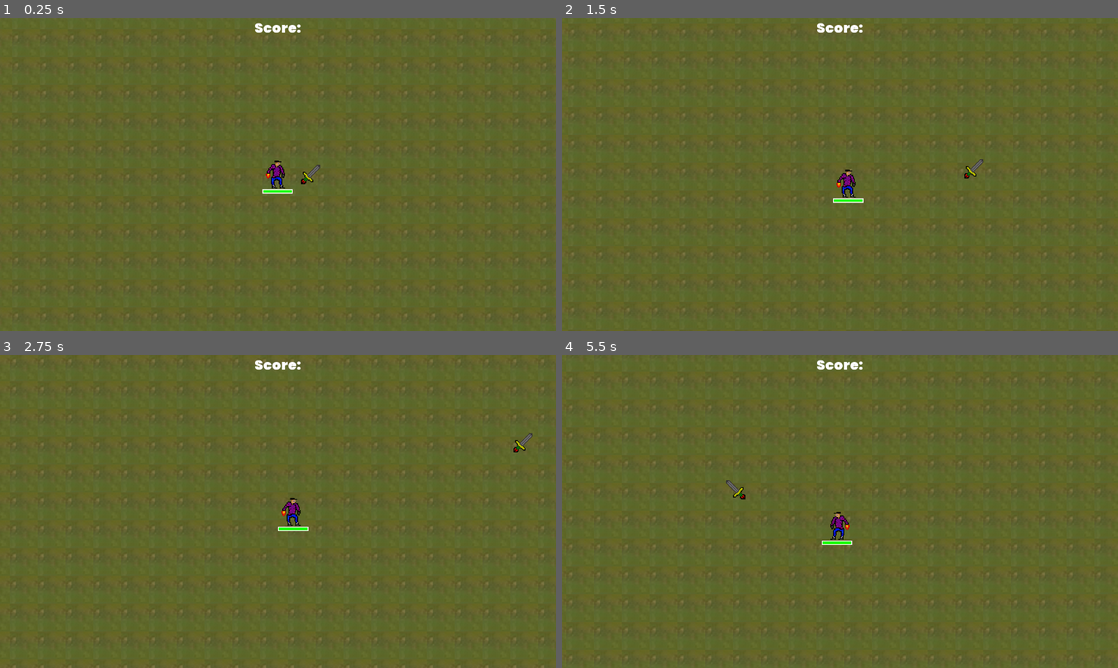
Above: before the commit, frames 1-4 (two rows, left to right).
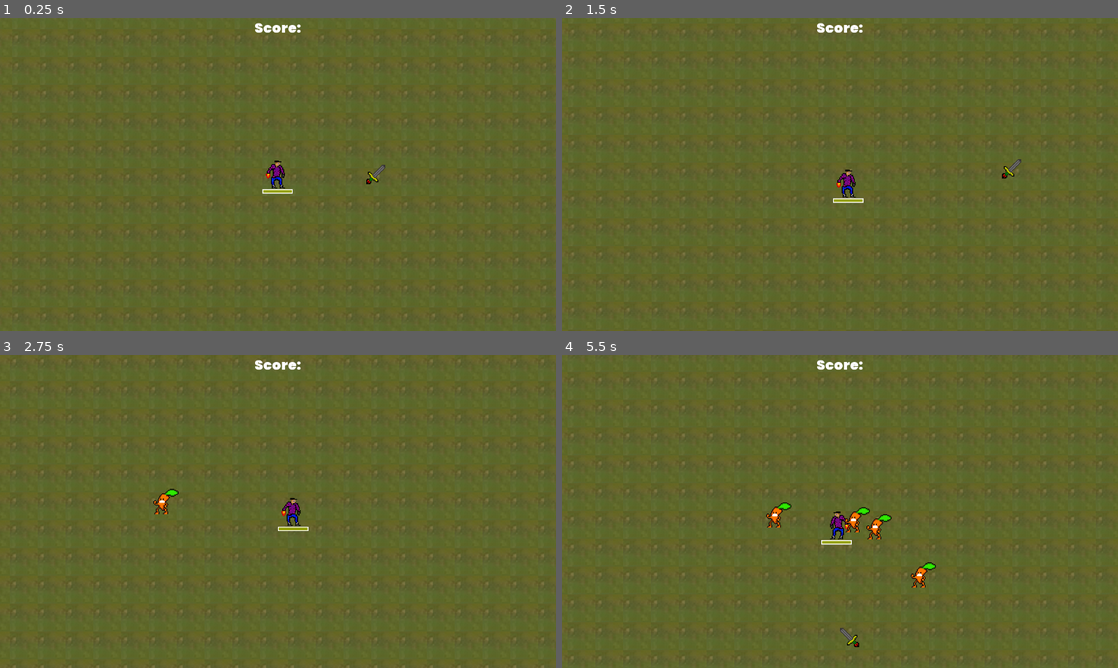
Above: after the commit, the same moments.

Repository: RM35/vigilant-octo-doodle
Game: Godot game, scene res://scenes/world/world.tscn
The game is run twice, just before and just after one commit, with the same random seed, the same clock (stepped at 60 frames per second) and the same inputs.
Inputs:
- Up to frame 1 (0.25 s): no input
- Up to frame 2 (1.5 s): hold D (right) 0.53-1.28 s; hold S (down) from 1.28 s (still down)
- Up to frame 3 (2.75 s): release S (down) at 2.03 s; hold D (right) from 2.03 s (still down)
- Up to frame 4 (5.5 s): release D (right) at 2.78 s; hold W (up) 2.78-3.53 s; hold A (left) 3.53-5.03 s; hold S (down) from 5.03 s (still down)

The runs differ from the first frame. In frame 1, 0.2% of the frame differs, in the area x 47-70%, y 46-56%; in frame 2, 0.2%; in frame 3, 0.3%; in frame 4, 1.4%, in the area x 1-98%, y 7-98%.

Commit message:
feat(xp): Add xp bar

Diff:
--- a/scenes/player/player.tscn
+++ b/scenes/player/player.tscn
@@ -1,9 +1,10 @@
-[gd_scene load_steps=6 format=2]
+[gd_scene load_steps=7 format=2]
 
 [ext_resource path="res://scenes/player/texture/player.png" type="Texture" id=1]
 [ext_resource path="res://scenes/player/player.gd" type="Script" id=2]
 [ext_resource path="res://scenes/player/hpbar_theme.tres" type="Theme" id=3]
 [ext_resource path="res://scenes/weapon/knife/knife.tscn" type="PackedScene" id=4]
+[ext_resource path="res://scenes/player/xpbar_theme.tres" type="Theme" id=5]
 
 [sub_resource type="CapsuleShape2D" id=1]
 radius = 9.0
@@ -50,6 +51,34 @@
 value = 100.0
 percent_visible = false
 
+[node name="XP" type="Control" parent="."]
+anchor_right = 1.0
+anchor_bottom = 1.0
+margin_top = 20.0
+margin_bottom = 20.0
+
+[node name="CC" type="CenterContainer" parent="XP"]
+anchor_left = 0.5
+anchor_top = 0.5
+anchor_right = 0.5
+anchor_bottom = 0.5
+margin_left = -17.5
+margin_top = -2.5
+margin_right = 17.5
+margin_bottom = 2.5
+
+[node name="PB" type="ProgressBar" parent="XP/CC"]
+margin_top = 5.0
+margin_right = 35.0
+margin_bottom = 10.0
+grow_horizontal = 2
+grow_vertical = 2
+rect_min_size = Vector2( 35, 5 )
+size_flags_vertical = 1
+theme = ExtResource( 5 )
+value = 100.0
+percent_visible = false
+
 [node name="Weapons" type="Node2D" parent="."]
 
 [node name="Knife" parent="." instance=ExtResource( 4 )]
--- /dev/null
+++ b/scenes/player/xpbar_theme.tres
@@ -0,0 +1,21 @@
+[gd_resource type="Theme" load_steps=3 format=2]
+
+[sub_resource type="StyleBoxFlat" id=1]
+bg_color = Color( 1, 1, 1, 0 )
+border_width_left = 1
+border_width_top = 1
+border_width_right = 1
+border_width_bottom = 1
+border_color = Color( 1, 1, 1, 1 )
+
+[sub_resource type="StyleBoxFlat" id=2]
+bg_color = Color( 0.588235, 0.635294, 0, 1 )
+border_width_left = 1
+border_width_top = 1
+border_width_right = 1
+border_width_bottom = 1
+border_color = Color( 1, 1, 1, 0 )
+
+[resource]
+ProgressBar/styles/bg = SubResource( 1 )
+ProgressBar/styles/fg = SubResource( 2 )
--- a/scenes/spawner/levels/grassy.json
+++ b/scenes/spawner/levels/grassy.json
@@ -1,10 +1,9 @@
 [
     {
-        "start": 5,
+        "start": 0,
         "type": "recurring",
         "enemy": "carrot.tres",
         "duration": 60,
-        "delay": 5
+        "delay": 1
     }
-
 ]
--- a/scenes/weapon/knife/knife.gd
+++ b/scenes/weapon/knife/knife.gd
@@ -7,7 +7,7 @@
 
 onready var player = get_parent()
 var dir: Vector2 = Vector2.RIGHT
-var speed = 150
+var speed = 450
 var origin_vector_global = Vector2.ZERO
 var last_dir = Vector2.RIGHT
 var player_prev_pos = Vector2.ZERO
